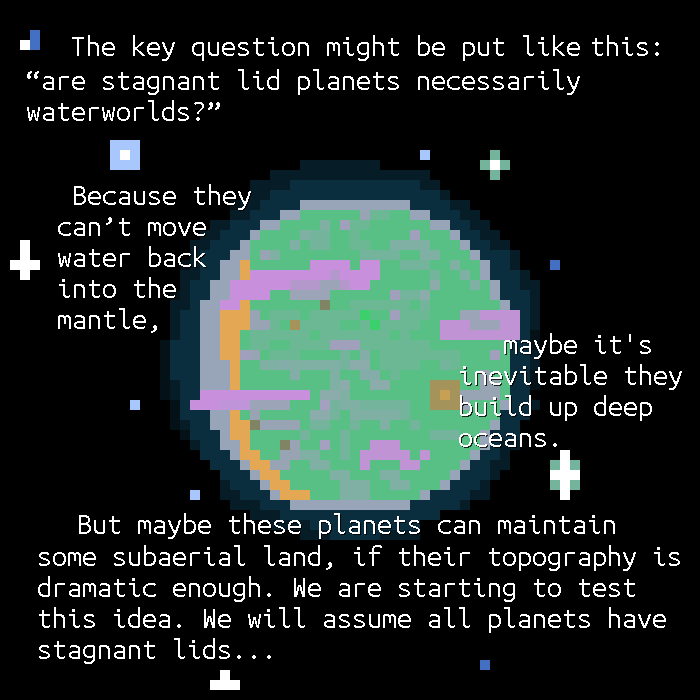
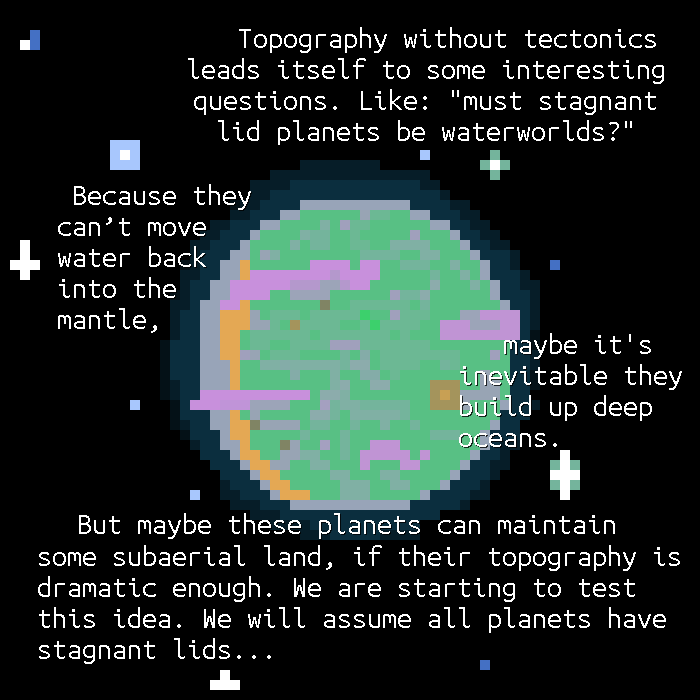
Layered file, before and after one edit (700×700). Changes by layer:
renamed "The key question might be p..." to "Topography without tectonic...", painted on it over [27, 27, 664, 145]
